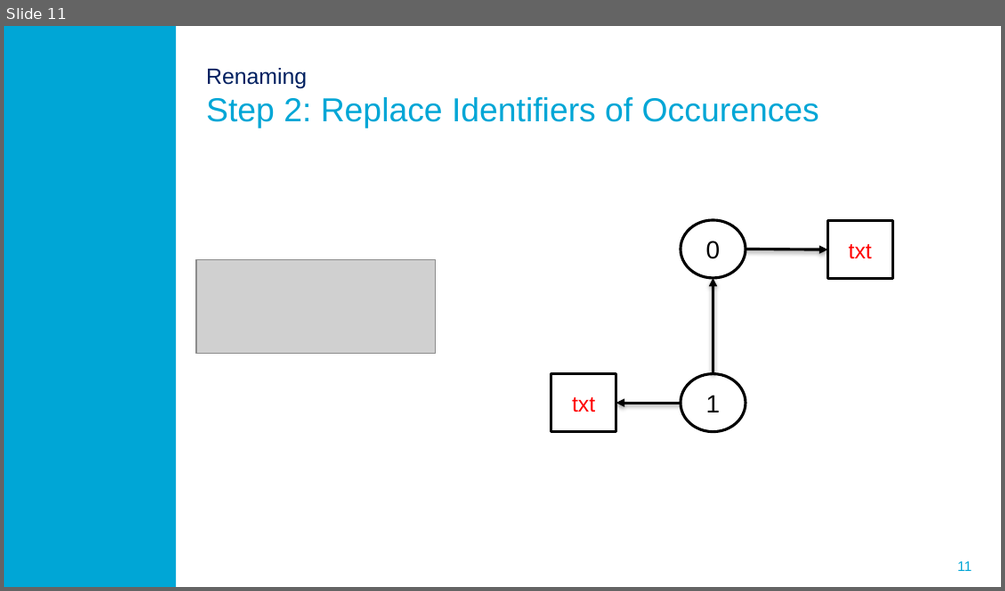
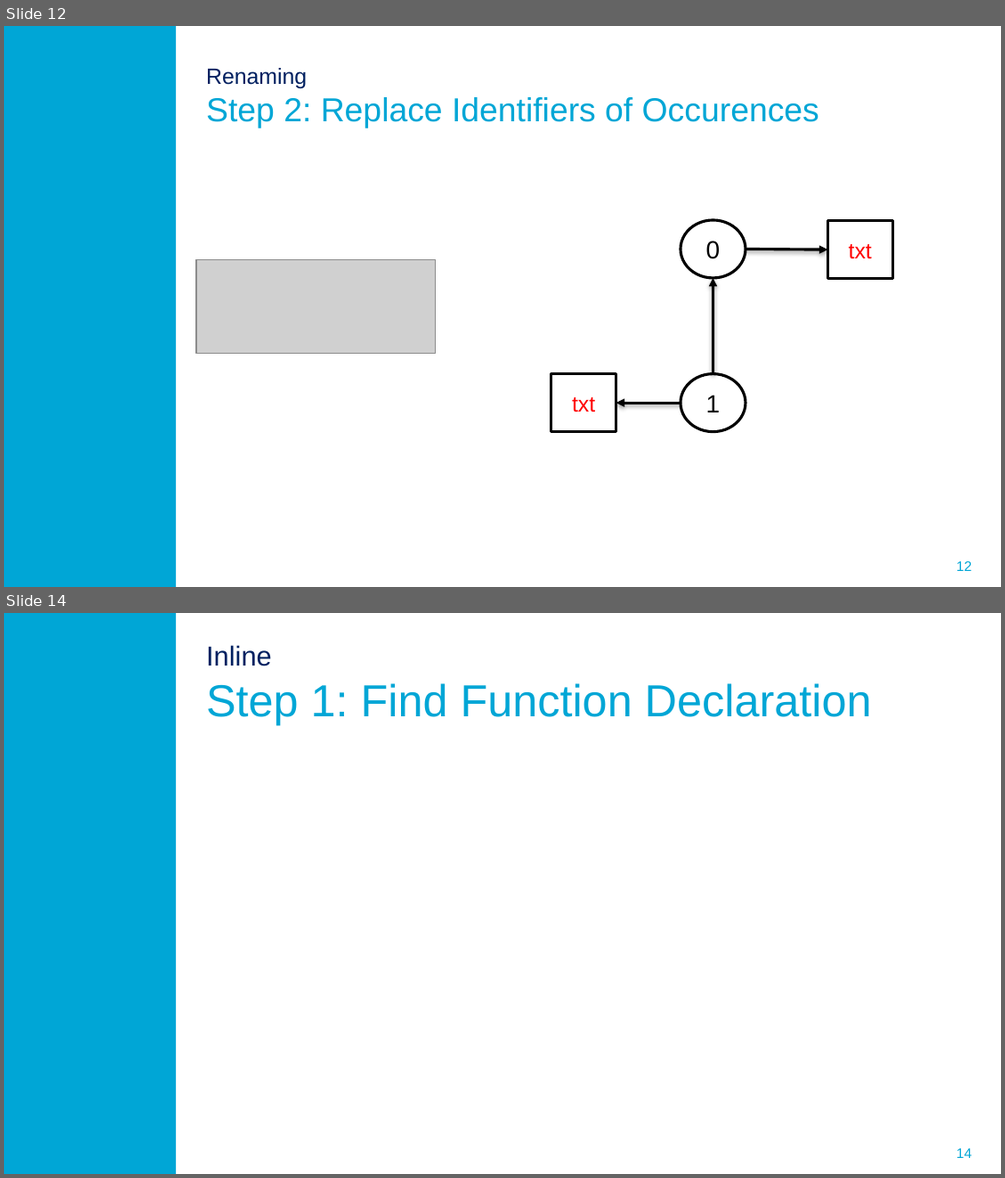
Before and after one commit to ProMisDev/metaborg-tiger, a slide deck: presentation/Misteli_Refactoring_in_Spoofax.pptx. Shown one above the other, each under a label of ours: slide 11 before the commit, slides 12 and 14 after it; the slides between them are not shown. The pictures are 1005x591 and 1005x1178 pixels, drawn with LibreOffice and Linux fonts; fonts in the diff are those of the drawing; grey boxes stand for pictures; background and template pictures are left out. Boxes give left, top, right and bottom in pixels: in the first picture for what was removed or moved away, otherwise in the second. Text is boxed around its words. In the diff, an @@ line names an element or a change of style, - is before the commit and + after.

```diff
--- a/presentation/Misteli_Refactoring_in_Spoofax.pptx
+++ b/presentation/Misteli_Refactoring_in_Spoofax.pptx
@@ slide 14 added at <box>4,613,1001,1174</box>, background #FFFFFF; not listed: 2 template elements that a slide beside it also shows @@
@@ title added at <box>206,645,872,725</box>, 32.4 pt, text #00A6D6 @@
+Inline
+Step 1: Find Function Declaration
@@ what was slide 11 is now slide 12 @@
@@ page number at <box>956,561,971,571</box>: text changed @@
-11
+12
```
Also in this commit, not shown: 1 slide changed, 2 other slides added.
